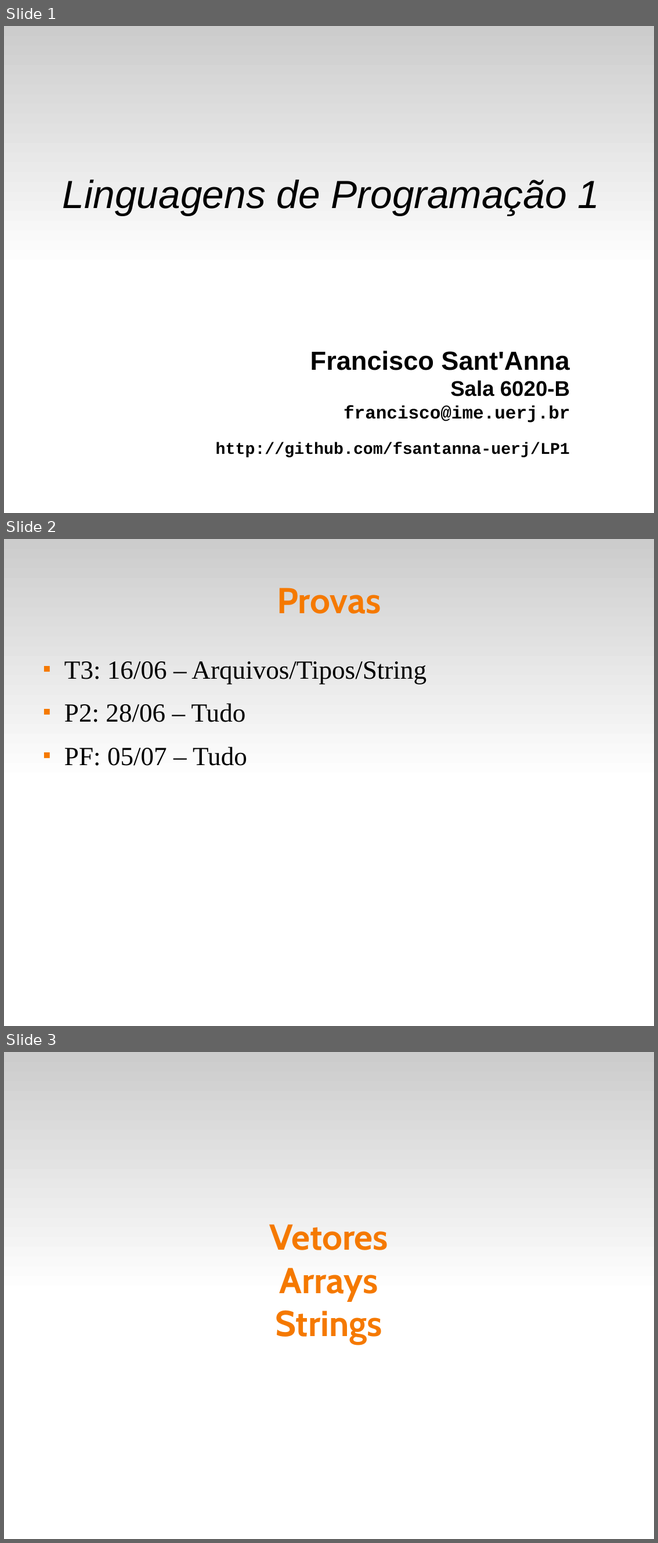
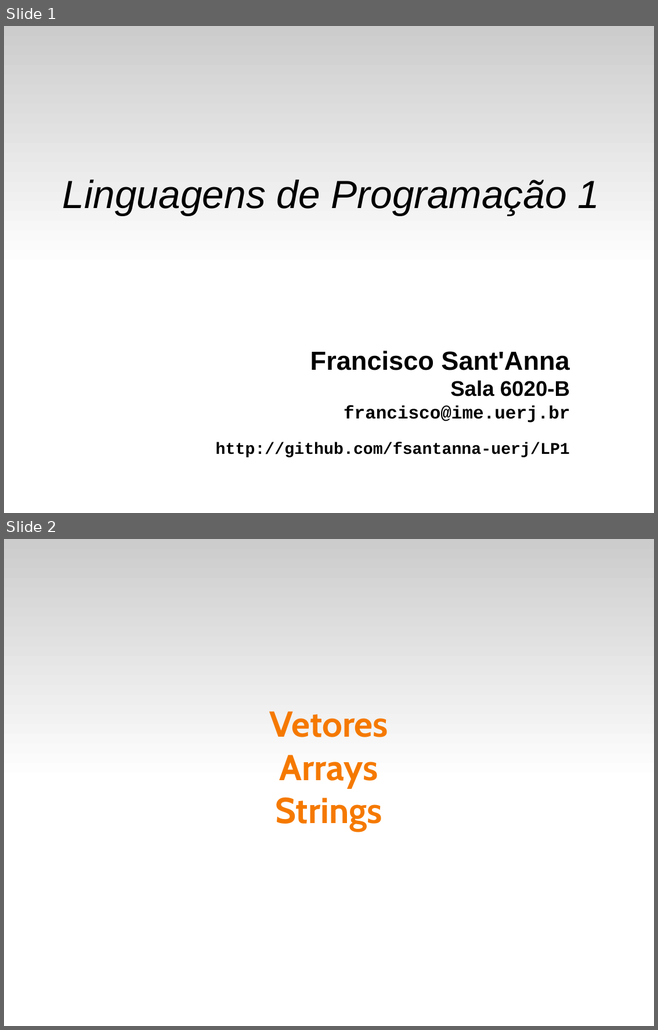
Before and after one commit to fsantanna-uerj/LP1, a slide deck: Slides/lp1-06-vetores.odp. Shown one above the other, each under a label of ours: slides 1, 2 and 3 before the commit, slides 1 and 2 after it. The pictures are 658x1543 and 658x1030 pixels, drawn with LibreOffice and Linux fonts; fonts in the diff are those of the drawing. Boxes give left, top, right and bottom in pixels: in the first picture for what was removed or moved away, otherwise in the second. Text is boxed around its words. In the diff, an @@ line names an element or a change of style, - is before the commit and + after.

```diff
--- a/Slides/lp1-06-vetores.odp
+++ b/Slides/lp1-06-vetores.odp
@@ slide 2 removed at (4, 539, 654, 1026), background #FFFFFF; not listed: 1 template element that a slide beside it also shows @@
@@ title removed at (277, 588, 380, 614) @@
-Provas
@@ text removed at (64, 661, 426, 766) @@
-■ T3: 16/06 – Arquivos/Tipos/String
-■ P2: 28/06 – Tudo
-■ PF: 05/07 – Tudo
@@ what was slide 3 is now slide 2 @@
```
Also in this commit, not shown: 4 other files.
